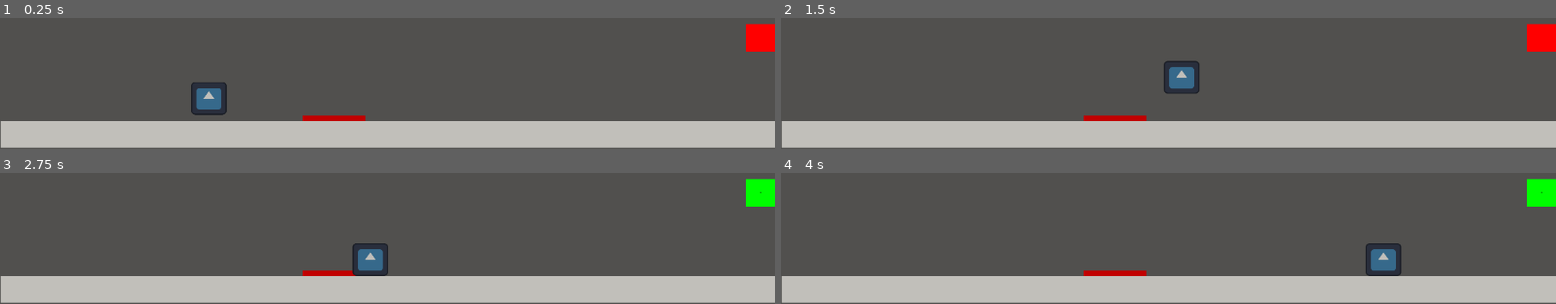
Above: before the commit, frames 1-4 (two rows, left to right).
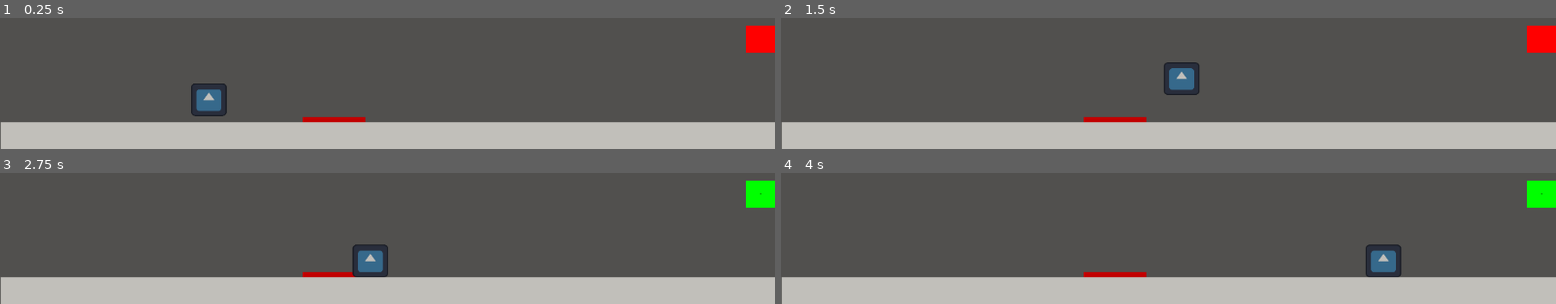
Above: after the commit, the same moments.

Repository: KOP-gaming/buas-application-2026
Game: Godot game, scene res://tutorial1.tscn
Two runs of this game, one before a commit and one after it. Both use one fixed random seed, a clock stepped at 60 frames per second and the inputs below. The engine's default icon, where the game draws it, is replaced by a stand-in: a white triangle on a blue panel in a dark square.
Inputs:
- Up to frame 1 (0.25 s): no input
- Up to frame 2 (1.5 s): hold Right (right) from 0.53 s (still down); tap Up (up) at 0.77 s
- Up to frame 3 (2.75 s): tap Up (up) at 1.52 s; release Right (right) at 2.03 s; hold Left (left) from 2.03 s (still down)
- Up to frame 4 (4 s): release Left (left) at 2.78 s; hold Right (right) from 2.78 s (still down); tap Up (up) at 3.02, 3.77 s

The runs differ from the first frame. In frame 1, 2.7% of the frame differs, in the area x 0-100%, y 4-100%; in frame 2, 2.7%; in frame 3, 2.6%; in frame 4, 2.7%.

Commit message:
added camera switching
made a base for the ability to switch between static cams when entering certain areas, still need to add this for following camera

Diff:
--- /dev/null
+++ b/puzzle-platformer/camerea1.gd
@@ -0,0 +1,29 @@
+extends Area2D
+
+
+# Called when the node enters the scene tree for the first time.
+func _ready() -> void:
+	body_entered.connect(EnterCheck)
+	body_exited.connect(ExitCheck)
+
+
+# Called every frame. 'delta' is the elapsed time since the previous frame.
+func _process(delta: float) -> void:
+	pass
+
+func EnterCheck(body) -> void:
+	var cam1 = $Camera2D
+	if cam1.is_enabled():
+		pass
+	else:
+		cam1.set_enabled(true)
+	#check if camera2d IS already anabled and otherwise enable it
+	#if cam1 = enabled:
+	#pass
+	#else:
+	#enable
+
+
+func ExitCheck(body) -> void:
+	var cam1 = $Camera2D
+	cam1.set_enabled(false)
--- /dev/null
+++ b/puzzle-platformer/camerea_2.gd
@@ -0,0 +1,29 @@
+extends Area2D
+
+
+# Called when the node enters the scene tree for the first time.
+func _ready() -> void:
+	body_entered.connect(EnterCheck)
+	body_exited.connect(ExitCheck)
+
+
+# Called every frame. 'delta' is the elapsed time since the previous frame.
+func _process(delta: float) -> void:
+	pass
+
+func EnterCheck(body) -> void:
+	var cam2 = $cam2
+	if cam2.is_enabled():
+		pass
+	else:
+		cam2.set_enabled(true)
+	#check if camera2d IS already anabled and otherwise enable it
+	#if cam1 = enabled:
+	#pass
+	#else:
+	#enable
+
+
+func ExitCheck(body) -> void:
+	var cam2 = $cam2
+	cam2.set_enabled(false)
--- a/puzzle-platformer/tutorial1.tscn
+++ b/puzzle-platformer/tutorial1.tscn
@@ -1,9 +1,11 @@
-[gd_scene load_steps=11 format=3 uid="uid://clya2jolcja5e"]
+[gd_scene load_steps=15 format=3 uid="uid://clya2jolcja5e"]
 
 [ext_resource type="Script" uid="uid://bnw4vyx4cii65" path="res://area_2d.gd" id="1_8y1kj"]
 [ext_resource type="Script" uid="uid://cwppcbd2yei8y" path="res://player.gd" id="1_hdpfe"]
 [ext_resource type="Texture2D" uid="uid://67wexbprxcs5" path="res://icon.svg" id="2_8y1kj"]
 [ext_resource type="Script" uid="uid://h3xc2np6kx74" path="res://switchlight.gd" id="2_m8dfu"]
+[ext_resource type="Script" uid="uid://c1jia2omai5te" path="res://camerea1.gd" id="5_o74uc"]
+[ext_resource type="Script" uid="uid://dudd5f3giu3h4" path="res://camerea_2.gd" id="6_s04bh"]
 
 [sub_resource type="Gradient" id="Gradient_8y1kj"]
 offsets = PackedFloat32Array(0, 0.00649351, 1)
@@ -22,17 +24,23 @@
 size = Vector2(20, 604)
 
 [sub_resource type="RectangleShape2D" id="RectangleShape2D_m8dfu"]
-size = Vector2(1476.75, 42.5)
+size = Vector2(2305.75, 42.5)
 
 [sub_resource type="RectangleShape2D" id="RectangleShape2D_o74uc"]
 size = Vector2(53, 49)
+
+[sub_resource type="RectangleShape2D" id="RectangleShape2D_22rsl"]
+size = Vector2(1171, 661)
+
+[sub_resource type="RectangleShape2D" id="RectangleShape2D_ek00w"]
+size = Vector2(1142, 649)
 
 [node name="Node2D" type="Node2D"]
 
 [node name="ColorRect" type="ColorRect" parent="."]
 offset_left = -124.0
 offset_top = -57.0
-offset_right = 1302.0
+offset_right = 2914.0
 offset_bottom = 757.0
 color = Color(0.419813, 0.419813, 0.419813, 1)
 
@@ -74,19 +82,19 @@
 [node name="StaticBody2D" type="StaticBody2D" parent="."]
 
 [node name="ColorRect" type="ColorRect" parent="StaticBody2D"]
-offset_left = 0.5
+offset_left = 1.0
 offset_top = 606.0
-offset_right = 1152.5
+offset_right = 2308.0
 offset_bottom = 646.0
 
 [node name="floor" type="CollisionShape2D" parent="StaticBody2D"]
-position = Vector2(740.625, 627.25)
+position = Vector2(1155.13, 627.25)
 shape = SubResource("RectangleShape2D_m8dfu")
 
 [node name="player" type="CharacterBody2D" parent="."]
 position = Vector2(309, 542)
-collision_layer = 3
-collision_mask = 3
+collision_layer = 7
+collision_mask = 7
 script = ExtResource("1_hdpfe")
 
 [node name="Icon" type="Sprite2D" parent="player"]
@@ -103,4 +111,28 @@
 energy = 1.29
 blend_mode = 2
 
+[node name="camerea1" type="Area2D" parent="."]
+collision_layer = 4
+collision_mask = 4
+script = ExtResource("5_o74uc")
+
+[node name="CollisionShape2D" type="CollisionShape2D" parent="camerea1"]
+position = Vector2(574, 278)
+shape = SubResource("RectangleShape2D_22rsl")
+
+[node name="Camera2D" type="Camera2D" parent="camerea1"]
+position = Vector2(576, 322)
+
+[node name="camerea2" type="Area2D" parent="."]
+position = Vector2(1293, 400)
+script = ExtResource("6_s04bh")
+
+[node name="CollisionShape2D" type="CollisionShape2D" parent="camerea2"]
+position = Vector2(443, -80.5)
+shape = SubResource("RectangleShape2D_ek00w")
+
+[node name="cam2" type="Camera2D" parent="camerea2"]
+position = Vector2(439, -73)
+enabled = false
+
 [connection signal="area_entered" from="Area2D" to="Area2D/switchlight" method="_on_area_2d_area_entered"]
Not shown, added: puzzle-platformer/camerea1.gd.uid
Not shown, added: puzzle-platformer/camerea_2.gd.uid
Not shown, changed: game diary.txt
